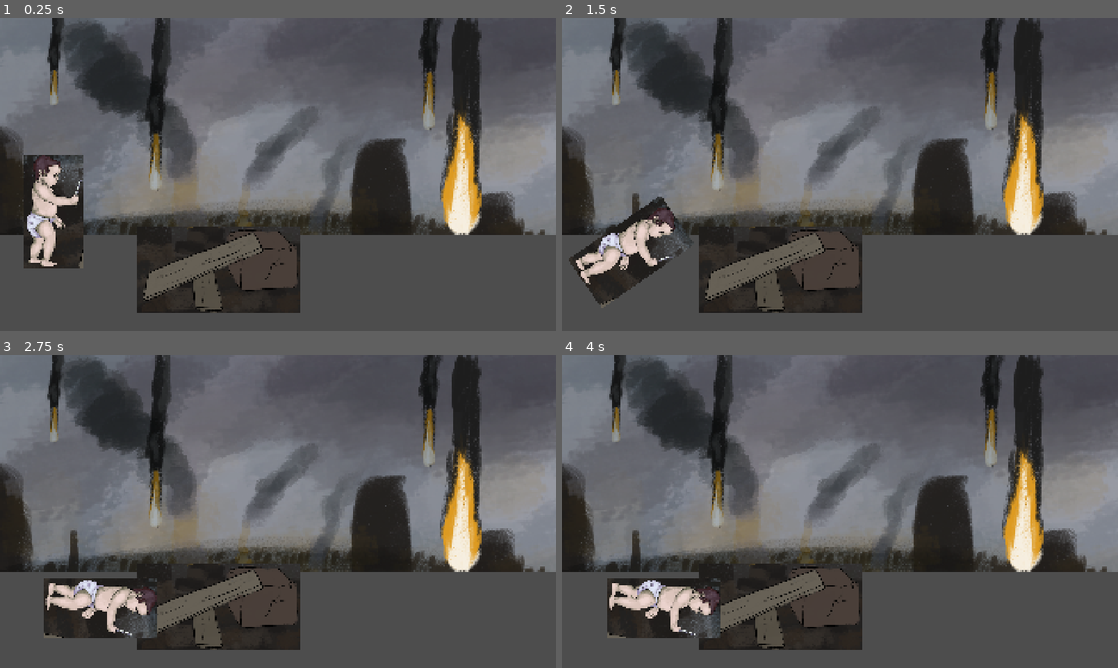
Above: before the commit, frames 1-4 (two rows, left to right).
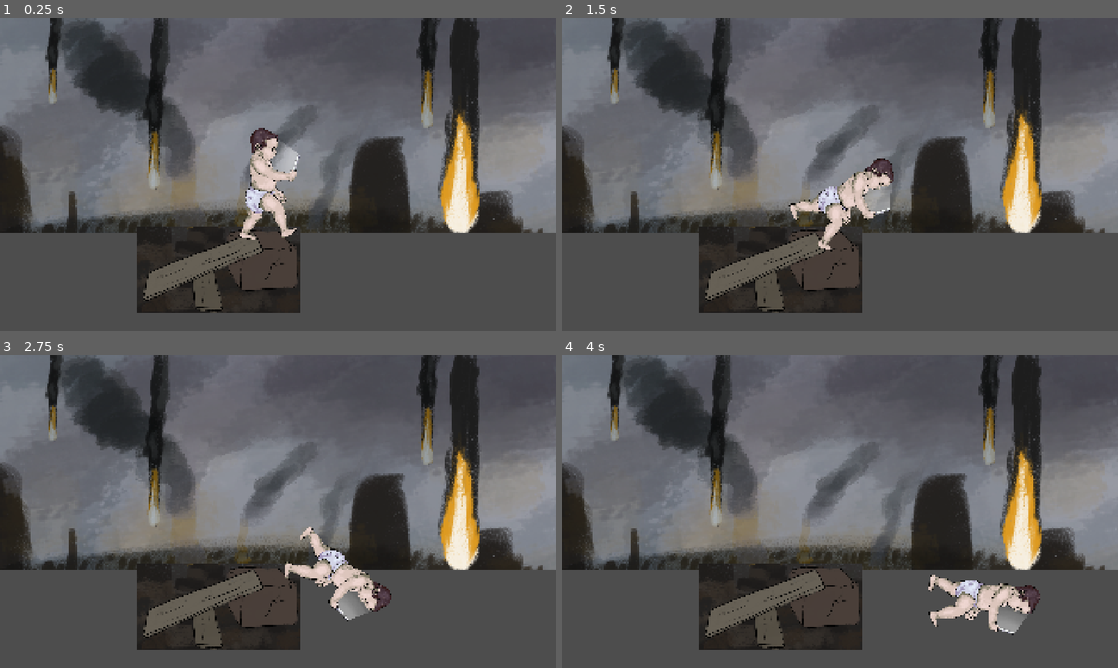
Above: after the commit, the same moments.

Repository: Ezcapist/Doomsday-Scrolling
Game: Godot game, scene res://scenes/level1.tscn
Same seed, same stepped clock (60 frames per second), same inputs: the game is played once before the commit and once after it.
Inputs:
- Up to frame 1 (0.25 s): no input
- Up to frame 2 (1.5 s): hold D (move_right) from 0.53 s (still down)
- Up to frame 3 (2.75 s): release D (move_right) at 2.03 s; hold A (move_left) from 2.03 s (still down)
- Up to frame 4 (4 s): release A (move_left) at 2.78 s; hold D (move_right) from 2.78 s (still down)

The runs differ from the first frame. In frame 1, 9.3% of the frame differs, in the area x 0-100%, y 0-80%; in frame 2, 9.1%; in frame 3, 9.4%; in frame 4, 9.6%, in the area x 0-100%, y 0-91%.

Commit message:
Dingen aan de art veranderd
Player sprite vervangen, met een animatie van een lopende baby

Diff:
--- a/doomsday-scrolling/prefabs/player.tscn
+++ b/doomsday-scrolling/prefabs/player.tscn
@@ -1,7 +1,7 @@
 [gd_scene load_steps=6 format=3 uid="uid://b0he1fbvpb4md"]
 
 [ext_resource type="Script" uid="uid://bkks7lpbqlhsy" path="res://scripts/player.gd" id="1_72ieh"]
-[ext_resource type="Texture2D" uid="uid://cb41nrwuuuo0l" path="res://assets/baby.png" id="2_4dohe"]
+[ext_resource type="PackedScene" uid="uid://wyev1lnxfpnp" path="res://scenes/player_animation_test.tscn" id="2_4dohe"]
 
 [sub_resource type="PhysicsMaterial" id="PhysicsMaterial_4dohe"]
 friction = 0.0
@@ -30,12 +30,6 @@
 walk_strength = 1500.0
 speed_curve = SubResource("Curve_4dohe")
 
-[node name="Baby" type="Sprite2D" parent="."]
-z_index = -1
-position = Vector2(33, -2)
-scale = Vector2(0.72659, 0.72659)
-texture = ExtResource("2_4dohe")
-
 [node name="CollisionShape2D" type="CollisionShape2D" parent="."]
 position = Vector2(0, -2)
 shape = SubResource("CapsuleShape2D_4dohe")
@@ -46,3 +40,7 @@
 
 [node name="FloorCollisionMaxHeight" type="Marker2D" parent="."]
 position = Vector2(83, 132)
+
+[node name="PlayerAnimation" parent="." instance=ExtResource("2_4dohe")]
+position = Vector2(-10, 33)
+scale = Vector2(0.85593, 0.85593)
--- a/doomsday-scrolling/scenes/level1.tscn
+++ b/doomsday-scrolling/scenes/level1.tscn
@@ -1,7 +1,7 @@
 [gd_scene load_steps=6 format=3 uid="uid://dnknx2qvjq3ud"]
 
 [ext_resource type="PackedScene" uid="uid://b0he1fbvpb4md" path="res://prefabs/player.tscn" id="1_g2h75"]
-[ext_resource type="Texture2D" uid="uid://do4jjhx1d3rsu" path="res://assets/background.png" id="1_wwpf4"]
+[ext_resource type="Texture2D" uid="uid://do4jjhx1d3rsu" path="res://assets/Test Art/background.png" id="3_dwgg1"]
 [ext_resource type="PackedScene" uid="uid://b5e5us43cbrjf" path="res://prefabs/ramp.tscn" id="3_m7ahb"]
 
 [sub_resource type="WorldBoundaryShape2D" id="WorldBoundaryShape2D_3g4x6"]
@@ -18,8 +18,8 @@
 motion_mirroring = Vector2(1, 0)
 
 [node name="Background" type="Sprite2D" parent="ParallaxBackground/ParallaxLayer"]
-position = Vector2(960, 373)
-texture = ExtResource("1_wwpf4")
+position = Vector2(955, 368)
+texture = ExtResource("3_dwgg1")
 
 [node name="Floor" type="StaticBody2D" parent="."]
 
@@ -28,11 +28,13 @@
 shape = SubResource("WorldBoundaryShape2D_3g4x6")
 
 [node name="Player" parent="." instance=ExtResource("1_g2h75")]
-position = Vector2(152, 640)
+position = Vector2(911, 549)
 top_speed = 100.0
 
 [node name="Camera2D" type="Camera2D" parent="."]
 anchor_mode = 0
+limit_top = 0
+limit_bottom = 0
 
 [node name="Ramp" parent="." instance=ExtResource("3_m7ahb")]
 position = Vector2(752, 864)
--- /dev/null
+++ b/doomsday-scrolling/scenes/player_animation_test.tscn
@@ -0,0 +1,206 @@
+[gd_scene load_steps=11 format=3 uid="uid://wyev1lnxfpnp"]
+
+[ext_resource type="Texture2D" uid="uid://doh6x51wgg62l" path="res://assets/baby/achterarm.png" id="1_liux7"]
+[ext_resource type="Texture2D" uid="uid://d03uphmklebxw" path="res://assets/baby/achterbeen.png" id="1_ov3dh"]
+[ext_resource type="Texture2D" uid="uid://jam5e7cxm2x1" path="res://assets/baby/torso.png" id="2_lp8et"]
+[ext_resource type="Texture2D" uid="uid://c77ok2ynrhi1a" path="res://assets/baby/head.png" id="4_mixni"]
+[ext_resource type="Texture2D" uid="uid://dc41y5k844or" path="res://assets/baby/voorbeen.png" id="5_wcgta"]
+[ext_resource type="Texture2D" uid="uid://bw03rlc4otijw" path="res://assets/baby/licht.png" id="6_mixni"]
+[ext_resource type="Texture2D" uid="uid://bmtt4erx7a8ix" path="res://assets/baby/voorarm.png" id="7_wcgta"]
+
+[sub_resource type="Animation" id="Animation_wcgta"]
+length = 0.001
+tracks/0/type = "value"
+tracks/0/imported = false
+tracks/0/enabled = true
+tracks/0/path = NodePath("Torso:rotation")
+tracks/0/interp = 1
+tracks/0/loop_wrap = true
+tracks/0/keys = {
+"times": PackedFloat32Array(0),
+"transitions": PackedFloat32Array(1),
+"update": 0,
+"values": [0.0]
+}
+tracks/1/type = "value"
+tracks/1/imported = false
+tracks/1/enabled = true
+tracks/1/path = NodePath("Torso/Voorbeen:rotation")
+tracks/1/interp = 1
+tracks/1/loop_wrap = true
+tracks/1/keys = {
+"times": PackedFloat32Array(0),
+"transitions": PackedFloat32Array(1),
+"update": 0,
+"values": [-0.52844]
+}
+tracks/2/type = "value"
+tracks/2/imported = false
+tracks/2/enabled = true
+tracks/2/path = NodePath("Torso/RemoteAchterbeen:rotation")
+tracks/2/interp = 1
+tracks/2/loop_wrap = true
+tracks/2/keys = {
+"times": PackedFloat32Array(0),
+"transitions": PackedFloat32Array(1),
+"update": 0,
+"values": [0.272009]
+}
+tracks/3/type = "value"
+tracks/3/imported = false
+tracks/3/enabled = true
+tracks/3/path = NodePath("Torso/Head:rotation")
+tracks/3/interp = 1
+tracks/3/loop_wrap = true
+tracks/3/keys = {
+"times": PackedFloat32Array(0),
+"transitions": PackedFloat32Array(1),
+"update": 0,
+"values": [0.111571]
+}
+tracks/4/type = "value"
+tracks/4/imported = false
+tracks/4/enabled = true
+tracks/4/path = NodePath("Torso/Voorarm:rotation")
+tracks/4/interp = 1
+tracks/4/loop_wrap = true
+tracks/4/keys = {
+"times": PackedFloat32Array(0),
+"transitions": PackedFloat32Array(1),
+"update": 0,
+"values": [0.0]
+}
+
+[sub_resource type="Animation" id="Animation_mixni"]
+resource_name = "Walk_Cycle"
+length = 1.2
+loop_mode = 1
+tracks/0/type = "value"
+tracks/0/imported = false
+tracks/0/enabled = true
+tracks/0/path = NodePath("Torso:rotation")
+tracks/0/interp = 1
+tracks/0/loop_wrap = true
+tracks/0/keys = {
+"times": PackedFloat32Array(0, 0.29447, 0.9),
+"transitions": PackedFloat32Array(1, 1, 1),
+"update": 0,
+"values": [0.0, -0.0609279, 0.0593412]
+}
+tracks/1/type = "value"
+tracks/1/imported = false
+tracks/1/enabled = true
+tracks/1/path = NodePath("Torso/Voorbeen:rotation")
+tracks/1/interp = 1
+tracks/1/loop_wrap = true
+tracks/1/keys = {
+"times": PackedFloat32Array(0, 0.3, 0.6, 0.9, 1.2),
+"transitions": PackedFloat32Array(1, 1, 1, 1, 1),
+"update": 0,
+"values": [0.0, -0.52844, 0.0, 0.444858, 0.0]
+}
+tracks/2/type = "value"
+tracks/2/imported = false
+tracks/2/enabled = true
+tracks/2/path = NodePath("Torso/RemoteAchterbeen:rotation")
+tracks/2/interp = 1
+tracks/2/loop_wrap = true
+tracks/2/keys = {
+"times": PackedFloat32Array(0, 0.3, 0.6, 0.9, 1.2),
+"transitions": PackedFloat32Array(1, 1, 1, 1, 1),
+"update": 0,
+"values": [0.0, 0.272009, 0.0, -0.765037, 0.0]
+}
+tracks/3/type = "value"
+tracks/3/imported = false
+tracks/3/enabled = true
+tracks/3/path = NodePath("Torso/Head:rotation")
+tracks/3/interp = 1
+tracks/3/loop_wrap = true
+tracks/3/keys = {
+"times": PackedFloat32Array(0, 0.6),
+"transitions": PackedFloat32Array(1, 1),
+"update": 0,
+"values": [0.0, 0.111571]
+}
+tracks/4/type = "value"
+tracks/4/imported = false
+tracks/4/enabled = true
+tracks/4/path = NodePath("Torso/Voorarm:rotation")
+tracks/4/interp = 1
+tracks/4/loop_wrap = true
+tracks/4/keys = {
+"times": PackedFloat32Array(0, 0.3, 0.6, 0.9, 1.2),
+"transitions": PackedFloat32Array(1, 1, 1, 1, 1),
+"update": 0,
+"values": [0.0, 0.0872665, 0.0, -0.0872665, 0.0]
+}
+
+[sub_resource type="AnimationLibrary" id="AnimationLibrary_d73po"]
+_data = {
+&"RESET": SubResource("Animation_wcgta"),
+&"Walk_Cycle": SubResource("Animation_mixni")
+}
+
+[node name="PlayerAnimationTest" type="Node2D"]
+
+[node name="Achterbeen" type="Sprite2D" parent="."]
+position = Vector2(-7.99999, -3.99991)
+scale = Vector2(0.2455, 0.2455)
+texture = ExtResource("1_ov3dh")
+offset = Vector2(0, 350)
+
+[node name="Achterarm" type="Sprite2D" parent="."]
+position = Vector2(-11, -154)
+rotation = -0.0507348
+scale = Vector2(0.2455, 0.2455)
+texture = ExtResource("1_liux7")
+offset = Vector2(200, 380)
+
+[node name="Torso" type="Sprite2D" parent="."]
+scale = Vector2(0.246, 0.246)
+texture = ExtResource("2_lp8et")
+offset = Vector2(0, -200)
+
+[node name="RemoteAchterarm" type="RemoteTransform2D" parent="Torso"]
+position = Vector2(-44.7155, -626.016)
+rotation = -0.0507348
+scale = Vector2(0.997968, 0.997968)
+remote_path = NodePath("../../Achterarm")
+
+[node name="Head" type="Sprite2D" parent="Torso"]
+position = Vector2(-76.1816, -663.624)
+rotation = 0.111571
+scale = Vector2(0.997968, 0.997968)
+texture = ExtResource("4_mixni")
+offset = Vector2(150, -200)
+
+[node name="Voorbeen" type="Sprite2D" parent="Torso"]
+position = Vector2(48.7805, -8.13013)
+rotation = -0.52844
+scale = Vector2(0.997968, 0.997968)
+texture = ExtResource("5_wcgta")
+offset = Vector2(0, 400)
+
+[node name="RemoteAchterbeen" type="RemoteTransform2D" parent="Torso"]
+position = Vector2(-32.5203, -16.2598)
+rotation = 0.272009
+scale = Vector2(0.997968, 0.997968)
+remote_path = NodePath("../../Achterbeen")
+
+[node name="Voorarm" type="Sprite2D" parent="Torso"]
+position = Vector2(-143.54, -595.013)
+texture = ExtResource("7_wcgta")
+offset = Vector2(400, 150)
+
+[node name="Light" type="Sprite2D" parent="Torso/Voorarm"]
+position = Vector2(566.536, -56.019)
+rotation = -0.0507348
+scale = Vector2(0.997968, 0.997968)
+texture = ExtResource("6_mixni")
+
+[node name="AnimationPlayer" type="AnimationPlayer" parent="."]
+libraries = {
+&"": SubResource("AnimationLibrary_d73po")
+}
+autoplay = "Walk_Cycle"
Renamed: doomsday-scrolling/assets/baby.png -> doomsday-scrolling/assets/Test Art/baby.png
Not shown, changed: doomsday-scrolling/assets/Test Art/baby.png.import
Renamed: doomsday-scrolling/assets/background.png -> doomsday-scrolling/assets/Test Art/background.png
Not shown, added: doomsday-scrolling/assets/Test Art/background.png.import
Renamed: doomsday-scrolling/assets/meteor.png -> doomsday-scrolling/assets/Test Art/meteor.png
Not shown, changed: doomsday-scrolling/assets/Test Art/meteor.png.import
Renamed: doomsday-scrolling/assets/ramp.png -> doomsday-scrolling/assets/Test Art/ramp.png
Not shown, added: doomsday-scrolling/assets/Test Art/ramp.png.import
Renamed: doomsday-scrolling/assets/rock.png -> doomsday-scrolling/assets/Test Art/rock.png
Not shown, added: doomsday-scrolling/assets/Test Art/rock.png.import
Binary file added: doomsday-scrolling/assets/baby/achterarm.png
Not shown, changed: doomsday-scrolling/assets/baby/achterarm.png.import
(and 12 more such lines)
